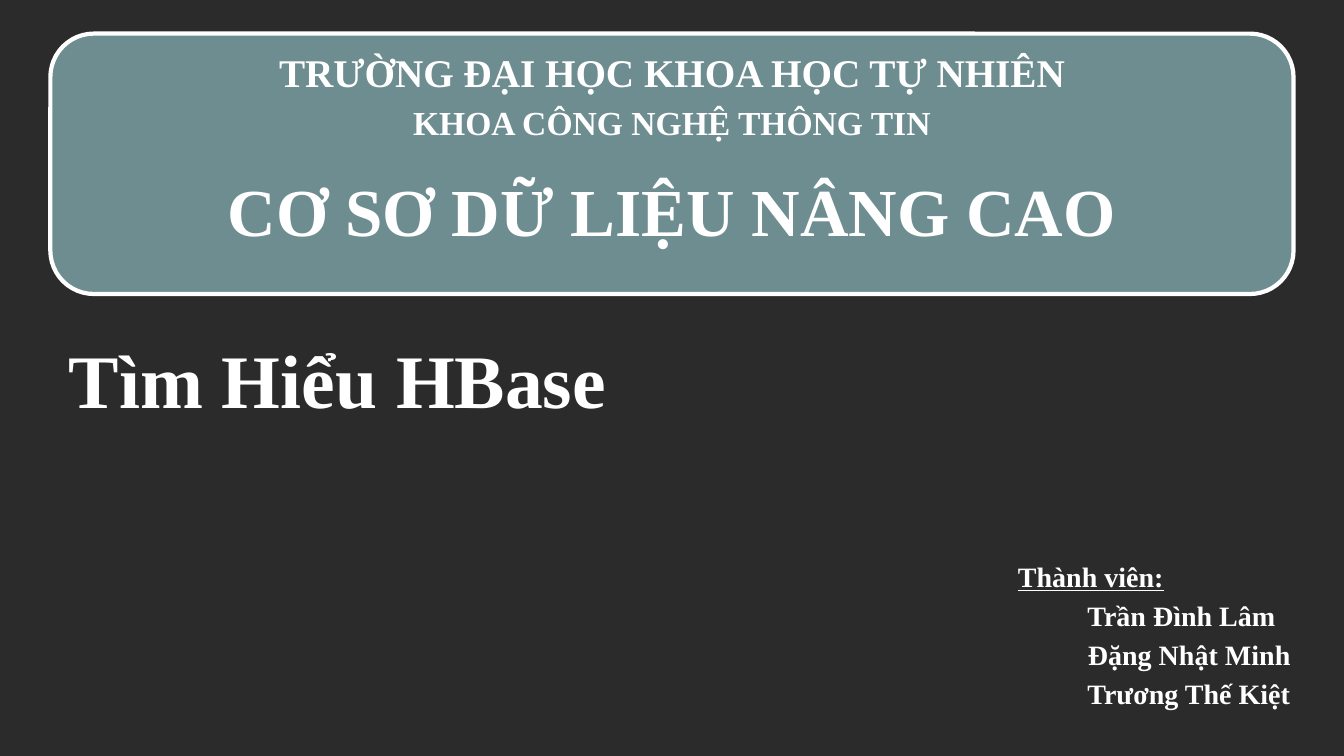
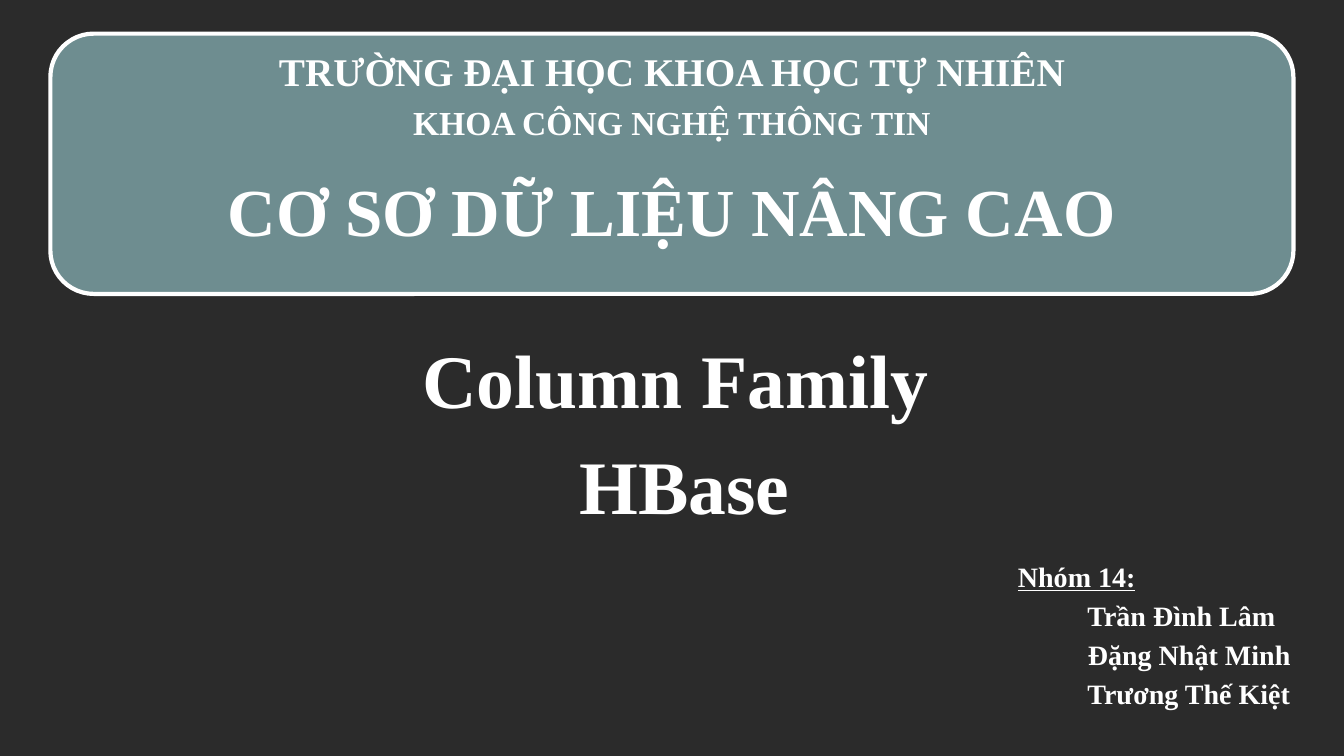
Before and after one commit to trandinhlam/document, a slide deck: slide 1 of CSDLNangCao/final/5. File Thuyet Trinh/N14_R_HBase_20210311.pptx. Drawn at 1344x756 pixels with LibreOffice and Linux fonts; fonts in the diff are those of the drawing; background and template pictures are left out; a plain dark background stands for a picture behind light text. Boxes give left, top, right and bottom in pixels: in the first picture for what was removed or moved away, otherwise in the second. Text is boxed around its words. In the diff, an @@ line names an element or a change of style, - is before the commit and + after.

```diff
--- a/CSDLNangCao/final/5. File Thuyet Trinh/N14_R_HBase_20210311.pptx
+++ b/CSDLNangCao/final/5. File Thuyet Trinh/N14_R_HBase_20210311.pptx
@@ text at (x1=422, y1=355, x2=928, y2=515): text changed @@
-Tìm Hiểu HBase
+Column Family
+HBase
@@ text at (x1=1018, y1=567, x2=1135, y2=591): text changed @@
-Thành viên:
+Nhóm 14:
```
Also in this commit, not shown: 3 other slides changed, 2 other files.
